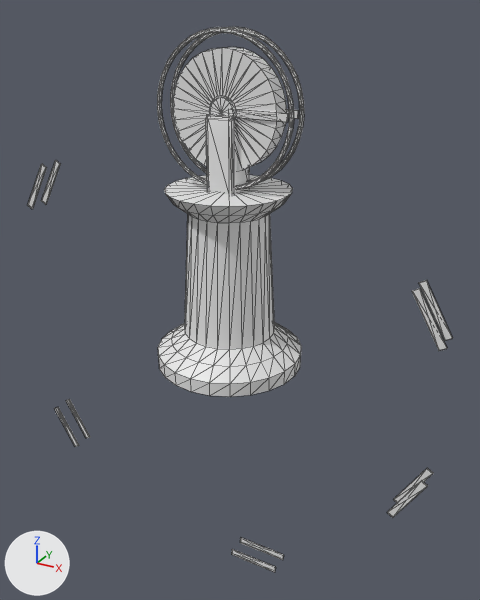
The glTF model wings/noir/models/pedestal_reel.glb, before and after one commit.
Rendered twice from a camera (50 mm lens) standing at (1.72, -3.01, 1.9) and looking at (0.0, 0.13, 0.33). Lighting does not change. The marker at lower left points along +X, +Y and +Z. The older version comes first. Mesh edges are drawn as thin lines. Vertices at exactly the same position are counted once.

Before the edit, the objects in view are built like this:
```python
me_pedestal_reel = bpy.data.meshes.new('pedestal_reel')
me_pedestal_reel.from_pydata(...)  # 998 vertices, 1928 faces; spans x -1.43..1.23, y -0.42..0.42, z -1.44..1.81
# faces by material slot: [444, 1232, 252]
me_pedestal_reel.materials.append(mat_iron)  # white #e7e7e7
me_pedestal_reel.materials.append(mat_chrome)  # white #e7e7e7
me_pedestal_reel.materials.append(mat_film)  # white #e7e7e7
ob_pedestal_reel = bpy.data.objects.new('pedestal_reel', me_pedestal_reel)
ob_pedestal_reel.location = (0.0, 0.0, 0.0)
```
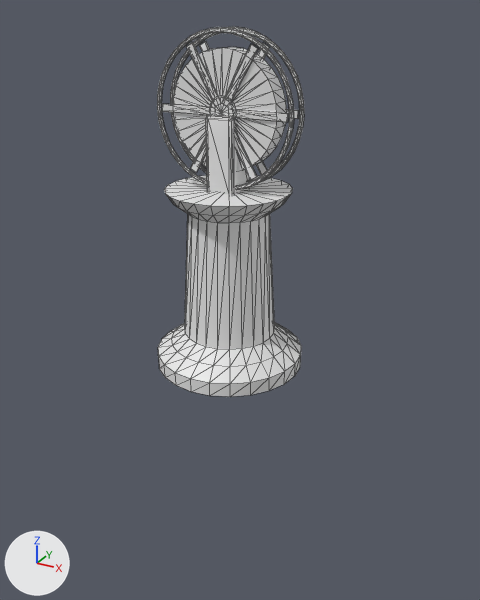
Pixel boxes (x1, y1, x2, y2) of what changed, in the pictures (480 x 600 px; the box of a moved part takes in the faces that stretch with it):
'pedestal_reel', reshaped (65% narrower, 32% shorter): before (28, 27, 452, 572); after (157, 27, 304, 397)
part 1 of me_pedestal_reel, moved or reshaped: before (28, 164, 47, 209); after (224, 44, 258, 103)
part 2 of me_pedestal_reel, moved or reshaped: before (54, 407, 79, 447); after (186, 42, 219, 101)
part 3 of me_pedestal_reel, moved or reshaped: before (232, 549, 276, 572); after (162, 104, 210, 115)
part 4 of me_pedestal_reel, moved or reshaped: before (387, 480, 428, 518); after (190, 137, 207, 173)
part 5 of me_pedestal_reel, moved or reshaped: before (412, 288, 447, 351); after (236, 134, 257, 180)
part 6 of me_pedestal_reel, moved or reshaped: before (41, 160, 61, 205); after (257, 43, 270, 59)
part 7 of me_pedestal_reel, moved or reshaped: before (66, 399, 90, 438); after (199, 41, 210, 52)
part 8 of me_pedestal_reel, moved or reshaped (not visible afterwards): before (240, 538, 284, 560)
part 9 of me_pedestal_reel, moved or reshaped (not visible afterwards): before (394, 468, 433, 503)
part 10 of me_pedestal_reel, moved or reshaped: before (419, 280, 452, 341); after (256, 161, 267, 175)

The change in detail:
me_pedestal_reel is used by ob_pedestal_reel; location (0.0, 0.0, 0.0).
me_pedestal_reel had 998 vertices, 1928 faces and spanned x -1.43..1.23, y -0.42..0.42, z -1.44..1.81.
me_pedestal_reel now has 998 vertices, 1928 faces and spans x -0.42..0.42, y -0.42..0.42, z 0.0..1.81.
me_pedestal_reel part 1: the loose piece of 8 vertices spanning x -1.43..-1.23, y -0.06..-0.05, z 0.73..1.03 is moved by (1.43, 0.0, 0.71).
me_pedestal_reel part 2: the loose piece of 8 vertices spanning x -1.43..-1.23, y -0.06..-0.05, z -1.03..-0.73 is moved by (1.23, 0.0, 2.48).
me_pedestal_reel part 3: the loose piece of 8 vertices spanning x 0.04..0.36, y -0.06..-0.05, z -1.44..-1.4 is moved by (-0.4, 0.0, 2.84).
me_pedestal_reel part 4: the loose piece of 8 vertices spanning x 1.03..1.23, y -0.06..-0.05, z -0.69..-0.39 is moved by (-1.23, 0.0, 1.78).
me_pedestal_reel part 5: the loose piece of 8 vertices spanning x 1.03..1.23, y -0.06..-0.05, z 0.39..0.69 is moved by (-1.03, 0.0, 0.71).
me_pedestal_reel part 6: the loose piece of 8 vertices spanning x -1.43..-1.23, y 0.05..0.06, z 0.73..1.03 is moved by (1.43, 0.0, 0.71).
me_pedestal_reel part 7: the loose piece of 8 vertices spanning x -1.43..-1.23, y 0.05..0.06, z -1.03..-0.73 is moved by (1.23, 0.0, 2.48).
me_pedestal_reel part 8: the loose piece of 8 vertices spanning x 0.04..0.36, y 0.05..0.06, z -1.44..-1.4 is moved by (-0.4, 0.0, 2.84).
me_pedestal_reel part 9: the loose piece of 8 vertices spanning x 1.03..1.23, y 0.05..0.06, z -0.69..-0.39 is moved by (-1.23, 0.0, 1.78).
me_pedestal_reel part 10: the loose piece of 8 vertices spanning x 1.03..1.23, y 0.05..0.06, z 0.39..0.69 is moved by (-1.03, 0.0, 0.71).
